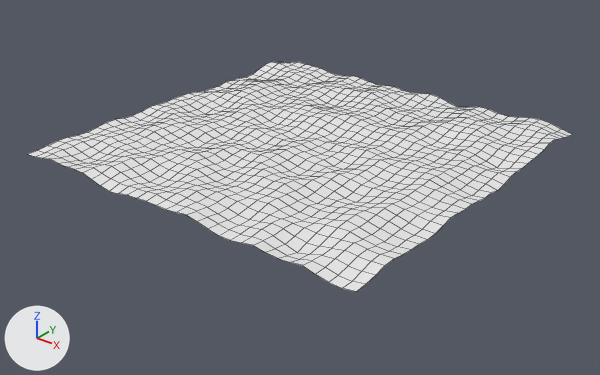
One commit to the FBX model WILCommunityGameProject/Assets/Imports/DirtSoil/Soil.fbx: the scene before it, then after it.
Both versions are drawn from a camera (50 mm lens) standing at (6.52, -8.35, 4.38) and looking at (0.05, -0.27, -0.63). Every picture has the same lights, and +X, +Y and +Z are marked at lower left. The first picture is the older version. Mesh edges are drawn as thin lines. Where no turn or scale is listed for an object, it has been applied to the vertices.
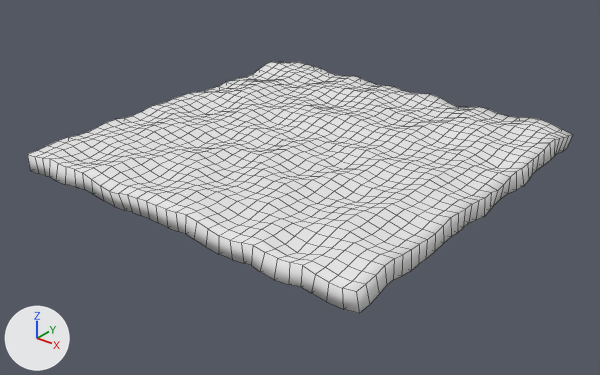
The change, as a diff of the scene's bpy script:
```diff
--- a/WILCommunityGameProject/Assets/Imports/DirtSoil/Soil.fbx.py
+++ b/WILCommunityGameProject/Assets/Imports/DirtSoil/Soil.fbx.py
@@ me_plane_001 @@
 # used by ob_plane; location = (0.0, 0.0, 0.0)
-me_plane_001.from_pydata(...)  # 1089 vertices, 1024 faces; spans x -2.67..2.67, y -2.67..2.67, z -0.13..0.04
+me_plane_001.from_pydata(...)  # 2178 vertices, 2176 faces; spans x -2.71..2.73, y -2.73..2.71, z -0.37..0.04
+# me_plane_001 part 1: 1089 vertices added at x -2.71..2.73, y -2.73..2.71, z -0.37..-0.2
 me_plane_001.materials.append(mat_dry_soil)
```

What differs and where, as boxes [x1, y1, x2, y2] in the pictures (600 x 375 px):
'Plane', reshaped (10% taller)
    before: [28, 62, 573, 291]
    after: [27, 62, 573, 313]
part 1 of me_plane_001, added
    after: [27, 135, 572, 313]
